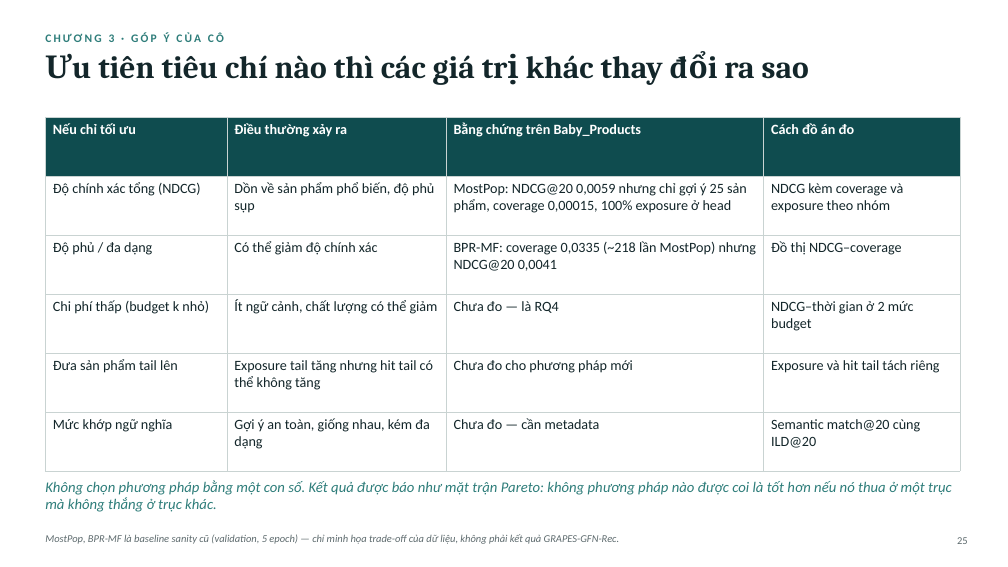
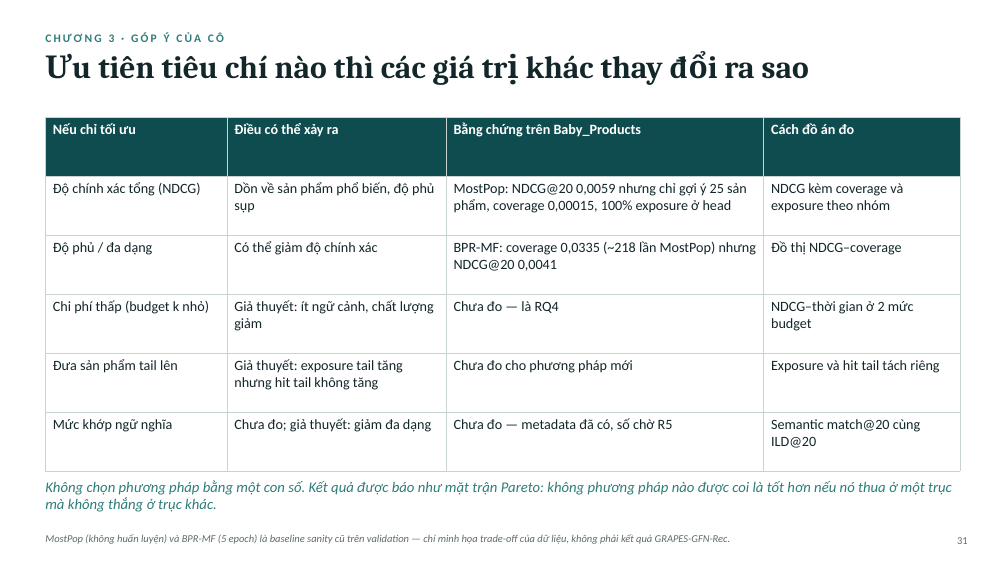
Before and after one commit to vanxuanty95/Ratruong, a slide deck: slide 31 of Do An/05_slides/THESIS_vn.pptx (slide 25 before the commit). Drawn at 1008x567 pixels with LibreOffice and Linux fonts; fonts in the diff are those of the drawing. Boxes give left, top, right and bottom in pixels: in the first picture for what was removed or moved away, otherwise in the second. Text is boxed around its words. In the diff, an @@ line names an element or a change of style, - is before the commit and + after.

```diff
--- a/Do An/05_slides/THESIS_vn.pptx
+++ b/Do An/05_slides/THESIS_vn.pptx
@@ table at (45,117,960,452) @@
-row 1, column 2: Điều thường xảy ra
+row 1, column 2: Điều có thể xảy ra
-row 4, column 2: Ít ngữ cảnh, chất lượng có thể giảm
+row 4, column 2: Giả thuyết: ít ngữ cảnh, chất lượng giảm
-row 5, column 2: Exposure tail tăng nhưng hit tail có thể không tăng
+row 5, column 2: Giả thuyết: exposure tail tăng nhưng hit tail không tăng
-row 6, column 2: Gợi ý an toàn, giống nhau, kém đa dạng
+row 6, column 2: Chưa đo; giả thuyết: giảm đa dạng
-row 6, column 3: Chưa đo — cần metadata
+row 6, column 3: Chưa đo — metadata đã có, số chờ R5
@@ text at (45,534,731,544): text changed @@
-MostPop, BPR-MF là baseline sanity cũ (validation, 5 epoch) — chỉ minh họa trade-off của dữ liệu, không phải kết quả GRAPES-GFN-Rec.
+MostPop (không huấn luyện) và BPR-MF (5 epoch) là baseline sanity cũ trên validation — chỉ minh họa trade-off của dữ liệu, không phải kết quả GRAPES-GFN-Rec.
@@ text at (957,537,968,544): text changed @@
-25
+31
```
Also in this commit, not shown: 28 other slides changed, 6 slides added, 13 other files.
